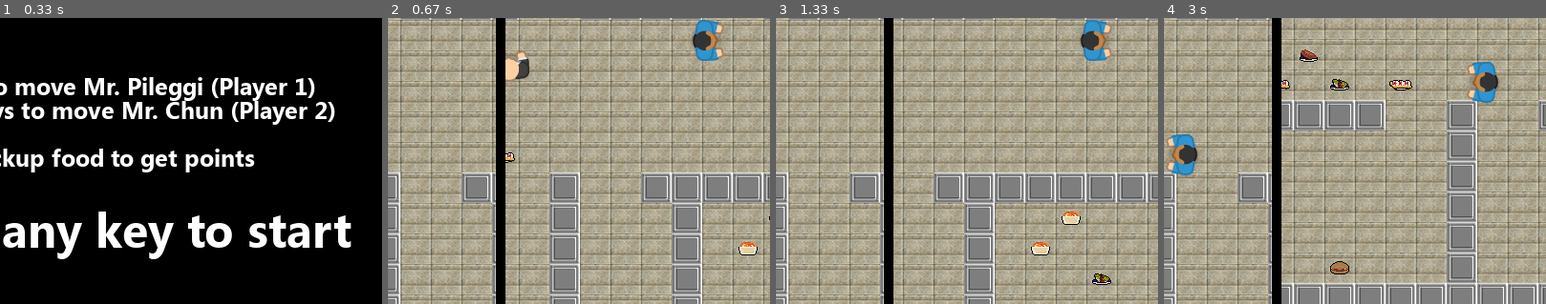
Above: before the commit, frames 1-4 (left to right).
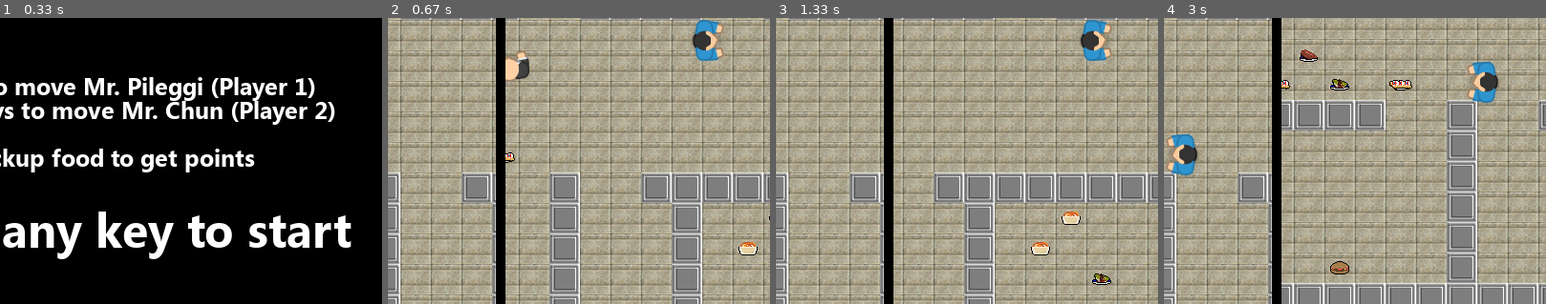
Above: after the commit, the same moments.

Repository: bly852/ICS3U1
Game: pygame game, started from (19.12.06) Culminating/game.py
The game is run twice, just before and just after one commit, with the same random seed, the same clock (stepped at 60 frames per second) and the same inputs.
Inputs:
- Up to frame 1 (0.33 s): no input
- Up to frame 2 (0.67 s): hold Right from 0.33 s (still down)
- Up to frame 3 (1.33 s): release Right at 0.8 s; hold Up 0.88-1.18 s; hold Right from 1.22 s (still down)
- Up to frame 4 (3 s): release Right at 1.68 s; hold Left 1.72-2.25 s; hold Down 2.28-2.58 s; hold Left from 2.62 s (still down)
The pictures show only the part of the screen within x 35-85%, y 42-92%; the shares and areas given below are measured in that part.

Frame 1 is identical in both runs. In frame 2, 0.1% of the frame differs, in the area x 83-87%, y 4-12%; in frame 3, 0.1%; in frame 4, 0.2%, in the area x 2-85%, y 18-51%.

Commit message:
Deleted Unused Images

Diff:
--- a/(19.12.06) Culminating/game.py
+++ b/(19.12.06) Culminating/game.py
@@ -25,13 +25,18 @@
         """
         initialize pygame window when an instance is created
         """
+        # initalizes pygame window and name
         pygame.init()
         self.screen = pygame.display.set_mode((width, height))
+        pygame.display.set_caption("{}".format(title))
+
+        # initialize player cameras
         self.canvas = pygame.Surface((width, height))
         self.player1_rect = pygame.Rect(0, 0, width/2, height)
         self.player2_rect = pygame.Rect(width/2, 0, width/2, height)
         self.player1_cam = self.canvas.subsurface(self.player1_rect)
         self.player2_cam = self.canvas.subsurface(self.player2_rect)
+
         self.fpsClock = pygame.time.Clock()
         self.data_loader()
 
@@ -39,14 +44,18 @@
         """
         loads paths to access game assets
         """
+        # setting folder variables
         game_folder = path.dirname(__file__)
         map_folder = path.join(game_folder, 'maps')
         image_folder = path.join(game_folder, 'images')
+
+        # setting image varaiables
         self.map = Map(path.join(map_folder, 'tdss.txt'))
         self.floor_image = pygame.image.load(path.join(image_folder, floor_image)).convert_alpha()
         self.wall_image = pygame.image.load(path.join(image_folder, wall_image)).convert_alpha()
         self.player1_image = pygame.image.load(path.join(image_folder, player1_image)).convert_alpha()
         self.player2_image = pygame.image.load(path.join(image_folder, player2_image)).convert_alpha()
+
         # GUI Images
         self.game_over = pygame.image.load(path.join(image_folder, 'Transparent Grey Layer.png')).convert_alpha()
         self.scoreboard_backround = pygame.image.load(path.join(image_folder, 'Scoreboard Grey Layer.png')).convert_alpha()
@@ -59,6 +68,8 @@
         font = pygame.font.Font(font_name, size)
         text_surface = font.render(text, True, colour)
         text_rect = text_surface.get_rect()
+
+        # text alignment within rect
         if align == "topleft":
             text_rect.topleft = (x, y)
         if align == "ne":
@@ -77,13 +88,17 @@
             text_rect.midleft = (x, y)
         if align == "center":
             text_rect.center = (x, y)
+
+        # blit text to the screen
         self.screen.blit(text_surface, text_rect)
 
     def new(self):
         """
         initializes a new game
         """
+
         self.splashscreen = False
+
         # sprite groups to organize all sprites
         self.all_sprites = pygame.sprite.Group()
         self.players = pygame.sprite.Group()
@@ -150,9 +165,9 @@
         part of the game loop - draws the new sprite positions and text to the
         screen
         """
-        pygame.display.set_caption("{} | FPS: {:.0f} | Player 1 Score: {} | Player 2 Score: {}".format(title, self.fpsClock.get_fps(), self.player1.score, self.player2.score))
-
-        # wipes the screen
+        pygame.display.set_caption("{} | FPS: {:.0f}".format(title, self.fpsClock.get_fps()))
+
+        # wipes both cameras and fills with light grey
         self.player1_cam.fill(lightgrey)
         self.player2_cam.fill(lightgrey)
 
@@ -213,7 +228,7 @@
         """
         shows the games start screen
         """
-        # wipes the screen to black
+        # sets the screen as black
         self.screen.fill(black)
 
         # draws splash screen text
@@ -224,6 +239,7 @@
         self.draw_text('Press any key to start', default_font_bold, 50, white, width//2, height//2+175, align = 'center')
 
         self.splashscreen = True
+
         # flips final screen to display
         pygame.display.flip()
         self.wait_for_key()
@@ -273,6 +289,7 @@
                         else:
                             waiting = False
 
+
 game = Game()
 game.show_start_screen()
 while True:
--- a/(19.12.06) Culminating/map.py
+++ b/(19.12.06) Culminating/map.py
@@ -41,7 +41,7 @@
         initializes a camera based on the cam_width
         and cam_height parameters
         """
-        self.camera = pygame.Rect(0, 0, width, height)
+        self.camera = pygame.Rect(0, 0, width/2, height)
         self.width = cam_width
         self.height = cam_height
 
Binary file removed: (19.12.06) Culminating/images/Test_Character1.png
Binary file removed: (19.12.06) Culminating/images/black_background32x32.png
Binary file removed: (19.12.06) Culminating/images/hitman1_hold_faceUp.png
Binary file changed: (19.12.06) Culminating/images/manBlue_hold.png
Binary file removed: (19.12.06) Culminating/images/marble_floor.png
Binary file removed: (19.12.06) Culminating/images/marble_floor32x32.png
